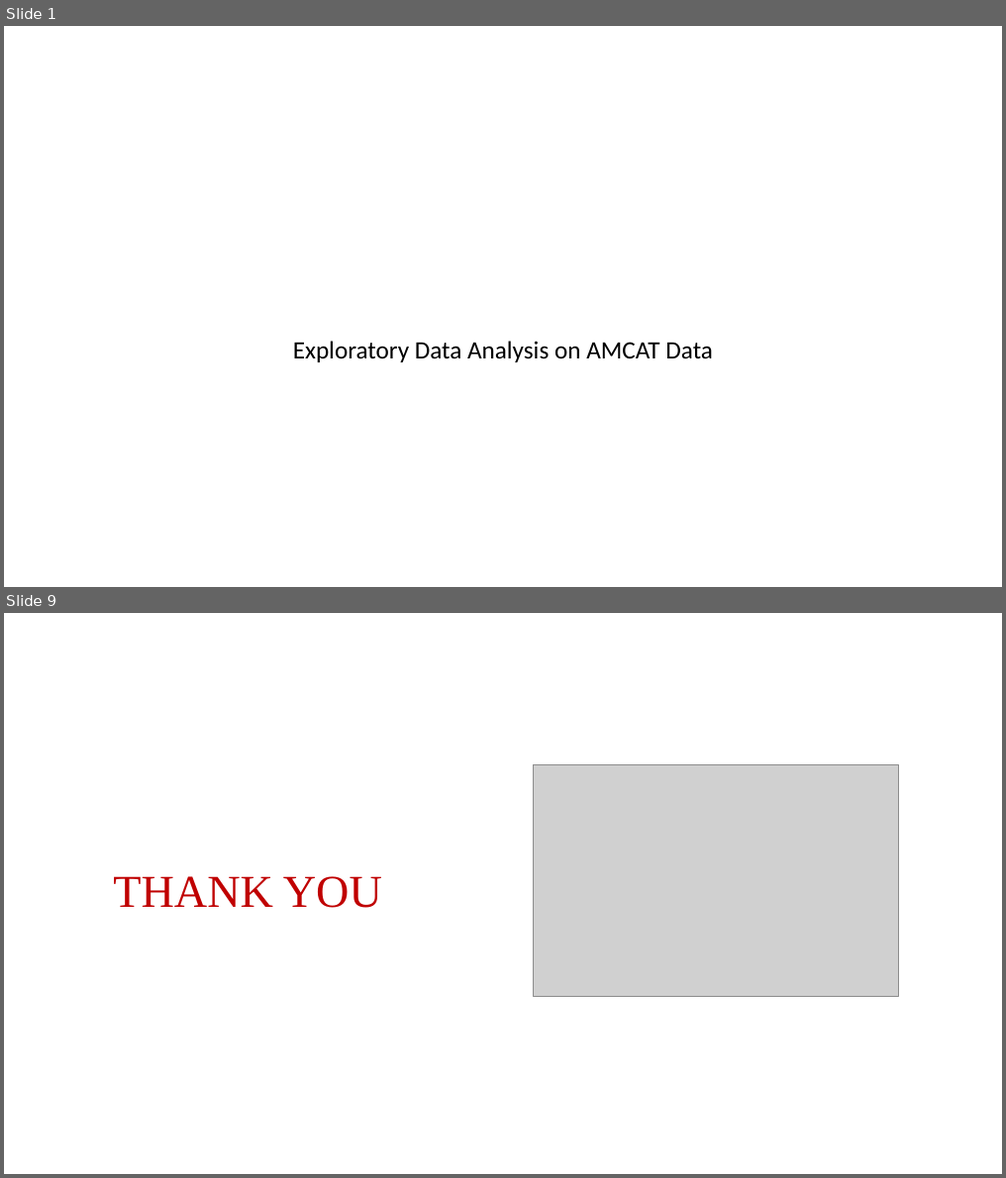
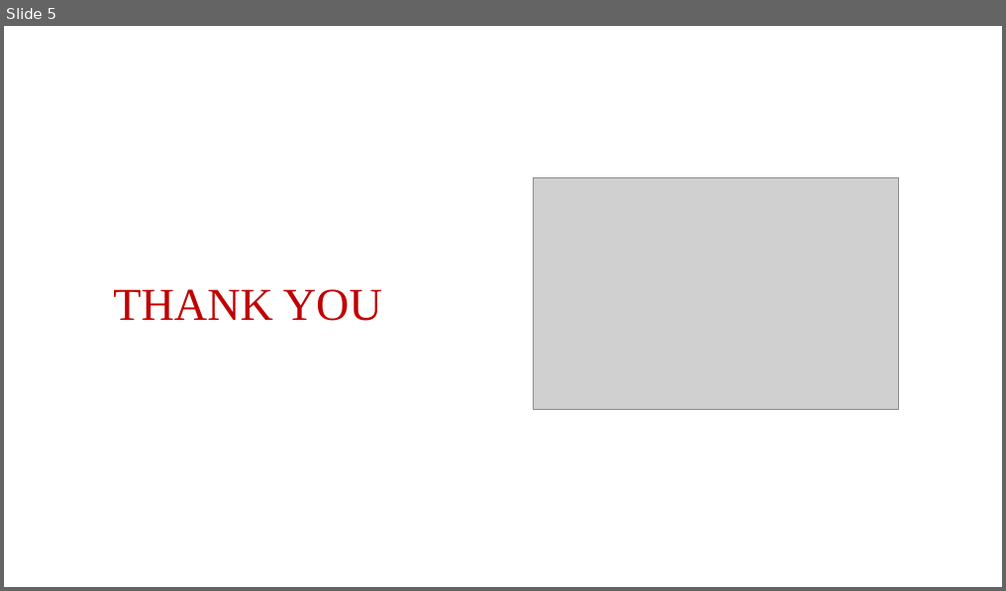
Before and after one commit to aleenaj23/Innomatics, a slide deck: Innomatics_Project_Report_Template with EDA_Project_Student_Template (1).pptx. Shown one above the other, each under a label of ours: slides 1 and 9 before the commit, slide 5 after it; the slides between them are not shown. The pictures are 1006x1178 and 1006x591 pixels, drawn with LibreOffice and Linux fonts; fonts in the diff are those of the drawing; grey boxes stand for pictures; background and template pictures are left out. Boxes give left, top, right and bottom in pixels: in the first picture for what was removed or moved away, otherwise in the second. Text is boxed around its words. In the diff, an @@ line names an element or a change of style, - is before the commit and + after.

```diff
--- a/Innomatics_Project_Report_Template with EDA_Project_Student_Template (1).pptx
+++ b/Innomatics_Project_Report_Template with EDA_Project_Student_Template (1).pptx
@@ slide 1 removed at (4,26,1002,587), background picture (left out) @@
@@ text removed at (293,341,713,363) @@
-Exploratory Data Analysis on AMCAT Data
@@ what was slide 9 is now slide 5 @@
```
Also in this commit, not shown: 1 slide changed, 3 slides added, 6 other slides removed, 2 other files.
